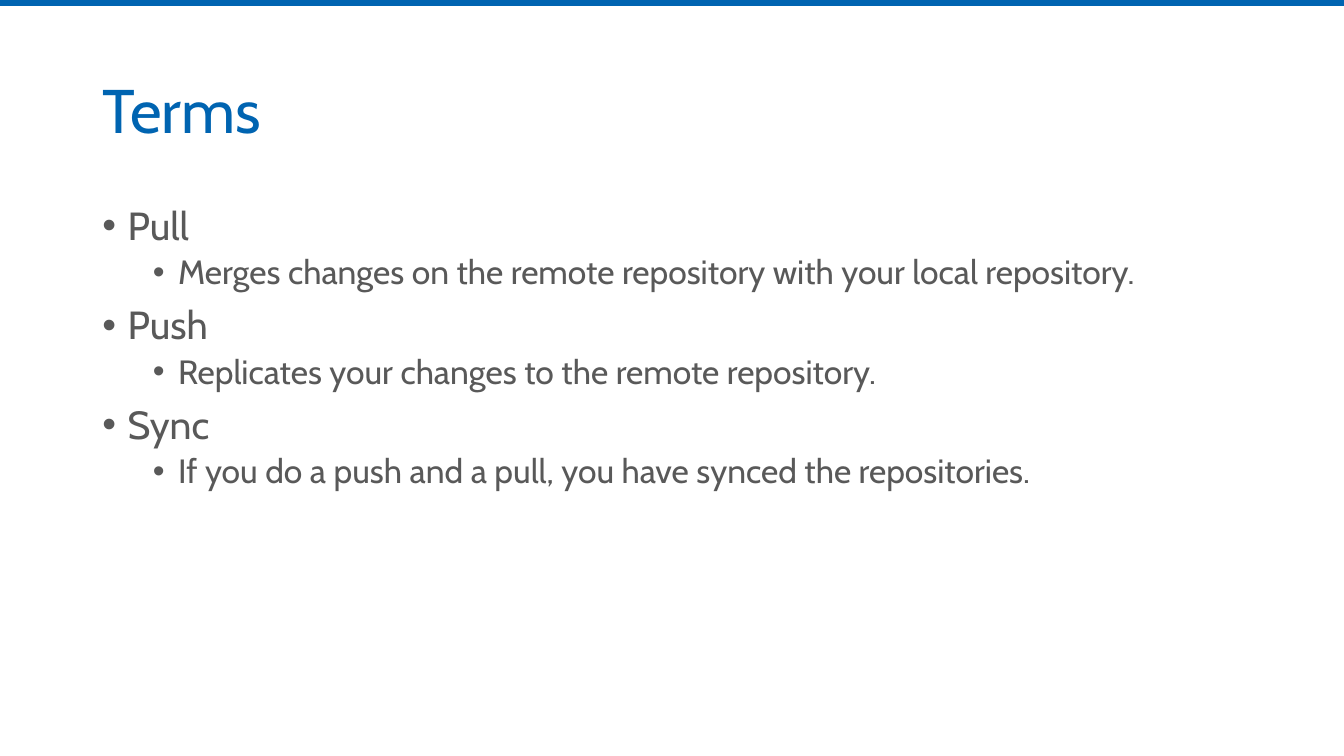
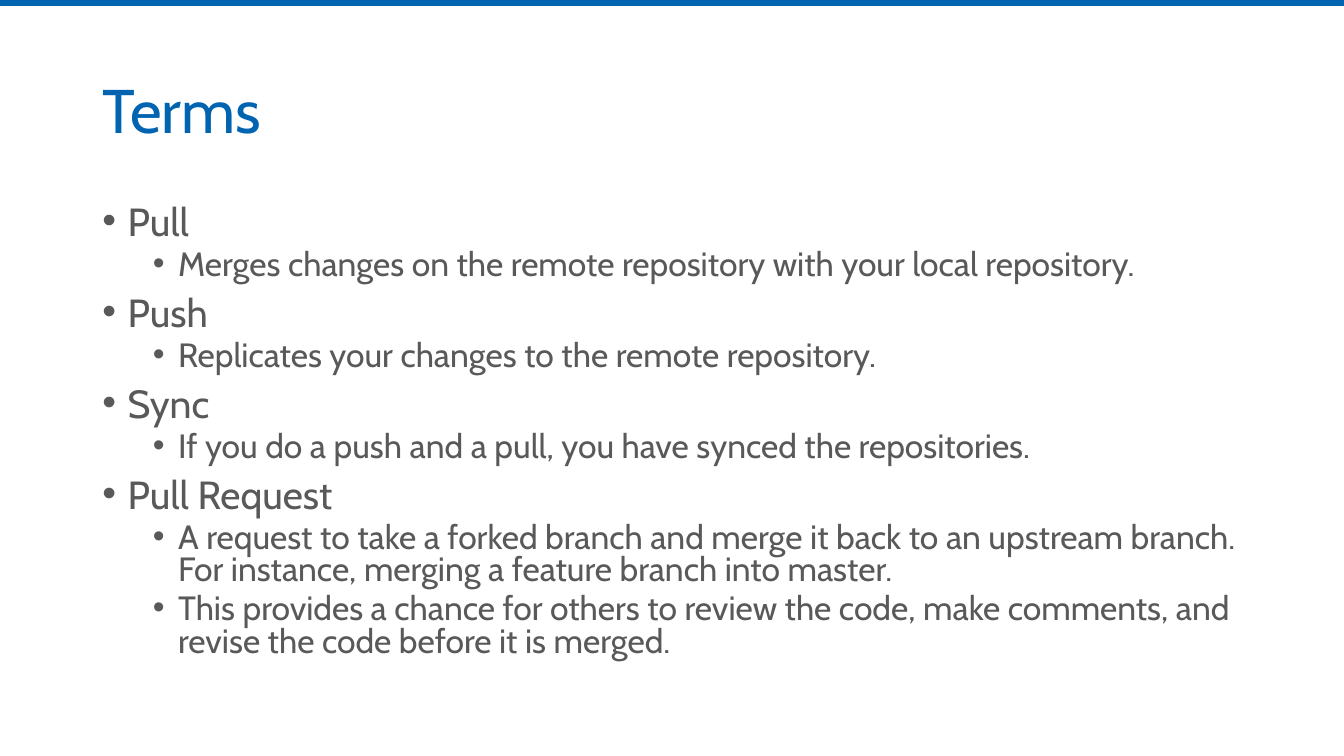
Before and after one commit to jmreynolds/Git-For-Normal-Developers, a slide deck: slide 7 of Slides/Git for the Normal Developer.pptx. Drawn at 1344x756 pixels with LibreOffice and Linux fonts; fonts in the diff are those of the drawing. Boxes give left, top, right and bottom in pixels: in the first picture for what was removed or moved away, otherwise in the second. Text is boxed around its words. In the diff, an @@ line names an element or a change of style, - is before the commit and + after.

```diff
--- a/Slides/Git for the Normal Developer.pptx
+++ b/Slides/Git for the Normal Developer.pptx
@@ text at (128,206,1134,466): line spacing 0.9 to 0.8 @@
@@ text at (128,479,1235,661): paragraphs added @@
+• Pull Request
+  • A request to take a forked branch and merge it back to an upstream branch. For instance, merging a feature branch into master.
+  • This provides a chance for others to review the code, make comments, and revise the code before it is merged.
```
